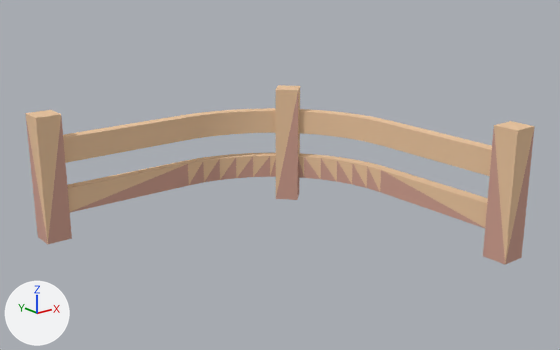
Two versions of the glTF model example_game/world/props/fence-curved.prop/model.glb, one commit apart.
Both versions are drawn from a 50 mm lens placed at (-2.58, -3.3, 1.73), pointed at (0.05, -0.02, 0.41). The lights are fixed; the arrows at lower left show +X, +Y and +Z. The picture after the commit comes second. Vertices at exactly the same position are counted once.

In view in the first picture: 'model'.
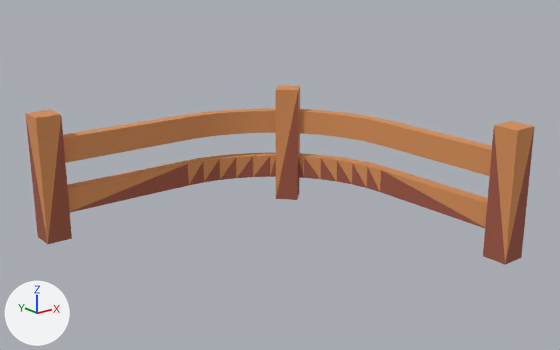
Location of each change, (x1, y1, x2, y2) in pixels of the pictures (560 x 350 px):
part 1 of me_model, recoloured (beige to orange): (26, 85, 535, 263) in both
part 2 of me_model, recoloured: (25, 94, 534, 264) in both

The change, as a list of edits to the scene's bpy script:
```text
Change me_model:
    where me_model.from_pydata(...)  # 152 vertices, 302 faces; spans x -1.0..1.0, y -1.0..1.0, z -0.02..0.74
    used by ob_model
    me_model part 1: 216 faces centred in x -1.0..1.0, y -1.0..1.0, z 0.23..0.74 are repainted in the vertex colours; the middle colour goes from beige #edc7a0 to orange #d9915a
    me_model part 2: 86 faces centred in x -1.0..1.0, y -1.0..1.0, z -0.02..0.28 are repainted in the vertex colours; the middle colour goes from beige #d0a090 to brown #a05a47
```
